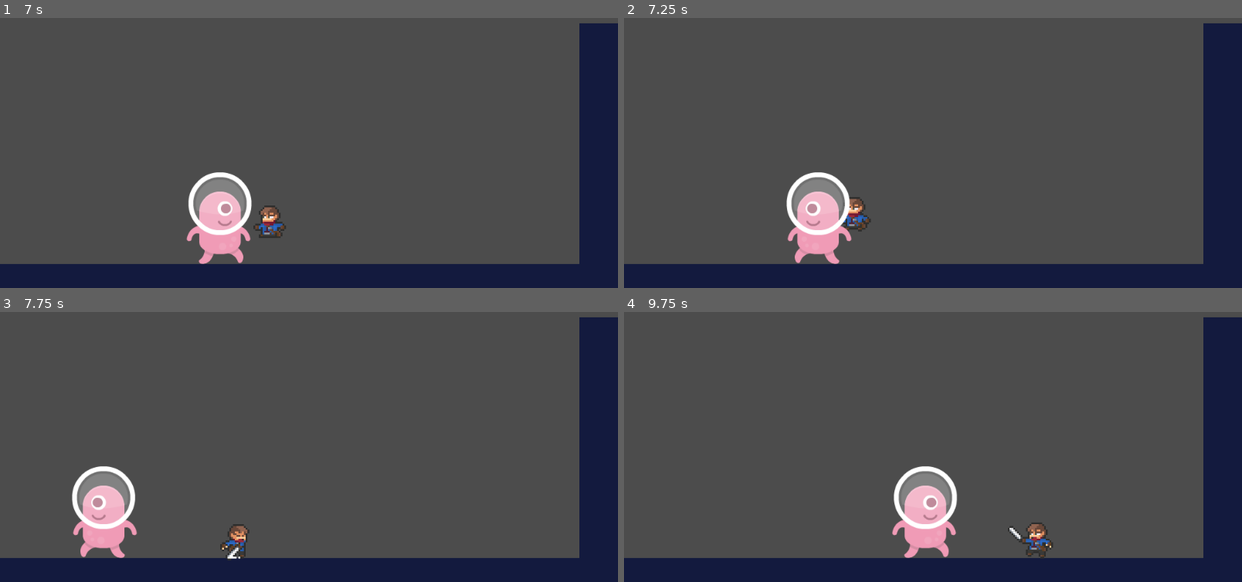
Above: before the commit, frames 1-4 (two rows, left to right).
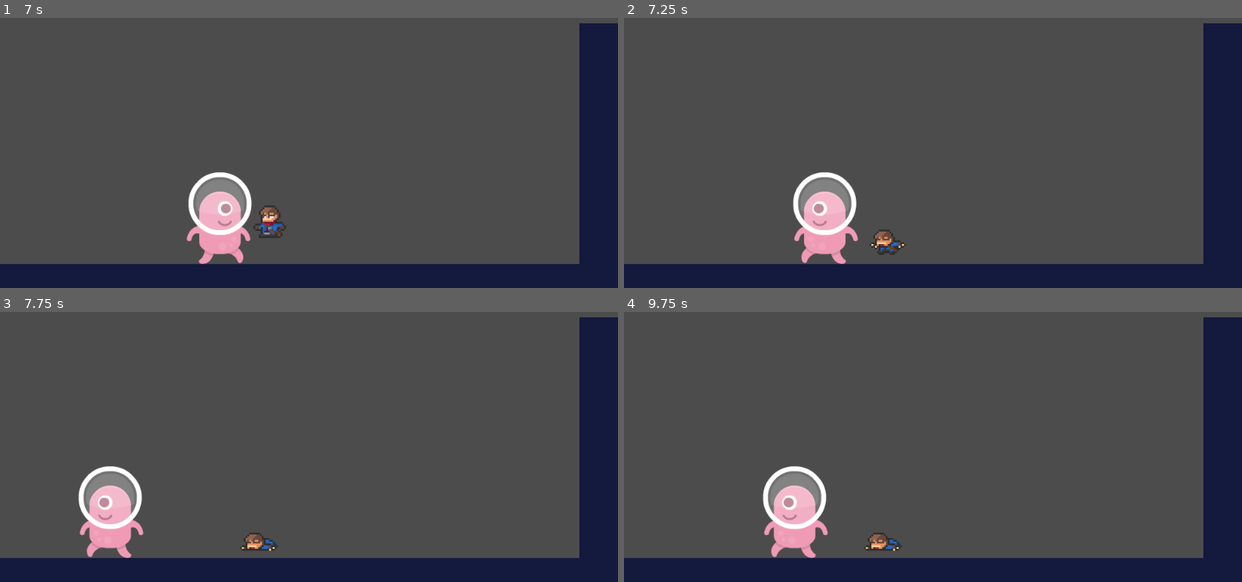
Above: after the commit, the same moments.

Repository: RodrigoSonego/the-beasts-call
Game: Godot game, scene res://scenes/TestLevel.tscn
The game is run twice, just before and just after one commit, with the same random seed, the same clock (stepped at 60 frames per second) and the same inputs.
Inputs:
- Up to frame 1 (7 s): hold Right (move_right) 0.53-2.03 s; tap Z (attack) at 0.6, 1.55, 2.1, 2.85, 4.35, 5.1, 6.05, 6.6 s; tap Up (jump) at 0.77, 0.8, 1.07, 1.35, 1.52, 1.82, 2.3, 3.02, 3.32, 3.6, 3.77, 4.07, 4.52, 4.82, 5.3, 5.85, 6.02, 6.32, 6.77, 6.8 s; hold Left (move_left) 2.03-2.78 s; hold Right (move_right) 2.78-4.28 s; hold Left (move_left) 4.28-5.03 s; hold Right (move_right) 5.03-5.78 s; hold Left (move_left) from 5.78 s (still down)
- Up to frame 2 (7.25 s): keep holding Left (move_left); tap Up (jump) at 7.07 s
- Up to frame 3 (7.75 s): release Left (move_left) at 7.28 s; hold Right (move_right) from 7.28 s (still down); tap Z (attack) at 7.35 s; tap Up (jump) at 7.52 s
- Up to frame 4 (9.75 s): tap Up (jump) at 7.82, 8.1, 9.02, 9.32 s; tap Z (attack) at 8.85, 9.6 s; release Right (move_right) at 9.53 s; hold Left (move_left) from 9.53 s (still down)

Frame 1 is identical in both runs. In frame 2, 2.3% of the frame differs, in the area x 26-46%, y 57-92%; in frame 3, 2.4%; in frame 4, 5.9%, in the area x 22-70%, y 57-92%.

Commit message:
update: more transitions to death state

Diff:
--- a/scenes/actors/Player.tscn
+++ b/scenes/actors/Player.tscn
@@ -258,6 +258,14 @@
 switch_mode = 2
 
 [sub_resource type="AnimationNodeStateMachineTransition" id=57]
+
+[sub_resource type="AnimationNodeStateMachineTransition" id=58]
+
+[sub_resource type="AnimationNodeStateMachineTransition" id=59]
+
+[sub_resource type="AnimationNodeStateMachineTransition" id=60]
+
+[sub_resource type="AnimationNodeStateMachineTransition" id=61]
 
 [sub_resource type="AnimationNodeStateMachine" id=23]
 states/attack/node = SubResource( 9 )
@@ -274,10 +282,10 @@
 states/take_damage/position = Vector2( 557.253, 531.511 )
 states/walk/node = SubResource( 12 )
 states/walk/position = Vector2( 641.253, 86 )
-transitions = [ "idle", "attack", SubResource( 13 ), "attack …(949 unchanged characters)… ( 56 ), "idle", "die", SubResource( 57 ) ]
+transitions = [ "idle", "attack", SubResource( 13 ), "attack …(949 unchanged characters)… ( 56 ), "idle", "die", SubResource( 57 ), "attack", "die", SubResource( 58 ), "walk", "die", SubResource( 59 ), "jump_attack", "die", SubResource( 60 ), "jump", "die", SubResource( 61 ) ]
 start_node = "idle"
 end_node = "die"
-graph_offset = Vector2( -601.845, 389.74 )
+graph_offset = Vector2( -601.845, 73.7956 )
 
 [sub_resource type="AnimationNodeStateMachinePlayback" id=24]
 
@@ -292,7 +300,7 @@
 texture = ExtResource( 1 )
 hframes = 13
 vframes = 16
-frame = 1
+frame = 12
 
 [node name="AttackHitbox" type="Area2D" parent="SpritePivot/Sprite"]
 position = Vector2( 9.33333, 5.66667 )
Not shown: 1 places in scenes/actors/Player.tscn that only renumber resources
